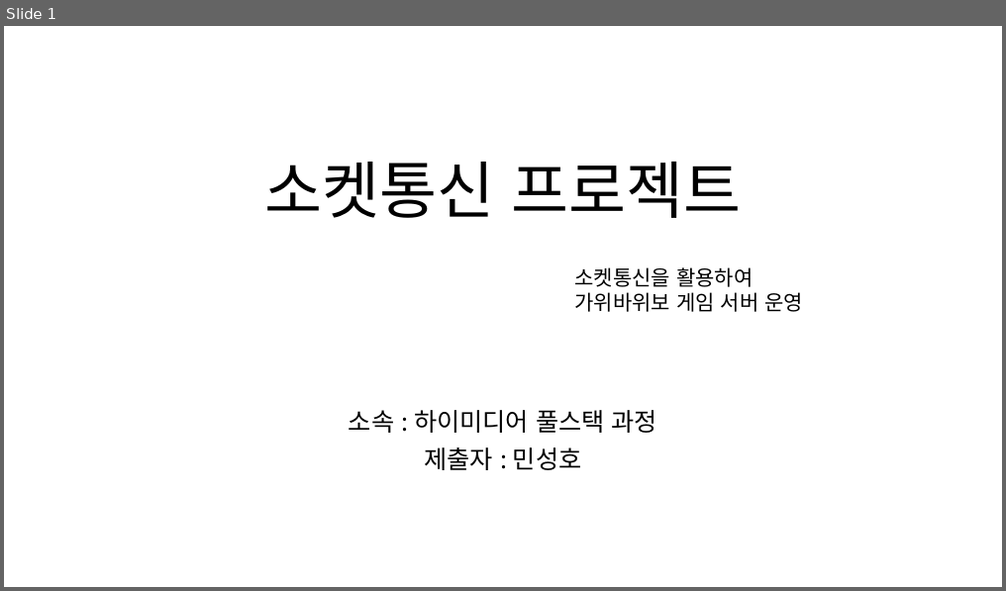
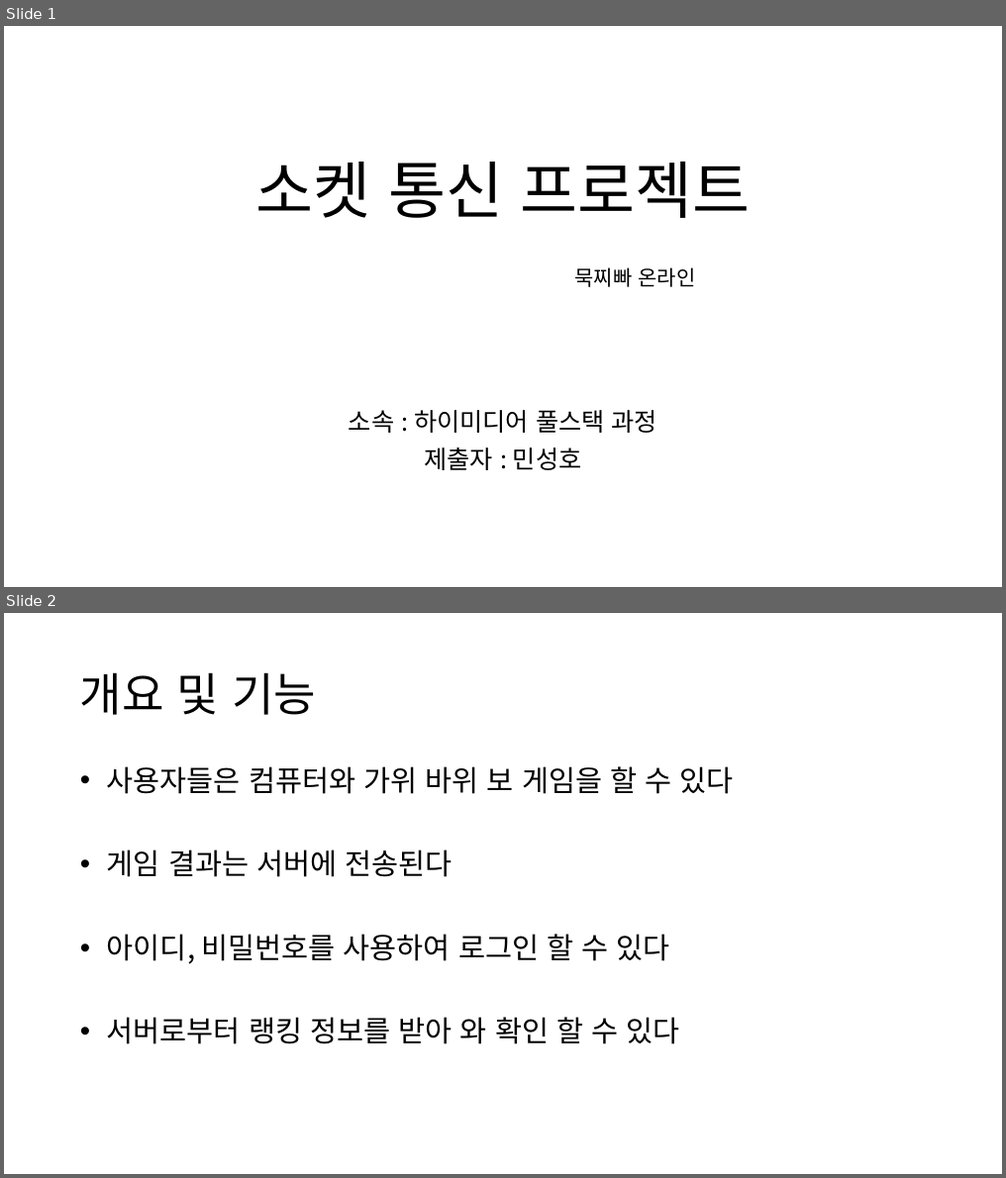
Before and after one commit to Hernameis/rockSissorsPaper_Online, a slide deck: StoryBoard.pptx. Shown one above the other, each under a label of ours: slide 1 before the commit, slides 1 and 2 after it. The pictures are 1006x591 and 1006x1178 pixels, drawn with LibreOffice and Linux fonts; fonts in the diff are those of the drawing. Boxes give left, top, right and bottom in pixels: in the first picture for what was removed or moved away, otherwise in the second. Text is boxed around its words. In the diff, an @@ line names an element or a change of style, - is before the commit and + after.

```diff
--- a/StoryBoard.pptx
+++ b/StoryBoard.pptx
@@ slide 2 added at bbox=[4, 613, 1002, 1174], background #FFFFFF @@
@@ title added at bbox=[80, 672, 316, 715], 44 pt, text #000000 @@
+개요 및 기능
@@ text added at bbox=[107, 766, 734, 1045], 28 pt, text #000000 @@
+• 사용자들은 컴퓨터와 가위 바위 보 게임을 할 수 있다
+• 게임 결과는 서버에 전송된다
+• 아이디, 비밀번호를 사용하여 로그인 할 수 있다
+• 서버로부터 랭킹 정보를 받아 와 확인 할 수 있다
@@ slide 1 changed as well @@
@@ title at bbox=[256, 162, 750, 218]: spaces changed @@
-소켓통신 프로젝트
+소켓 통신 프로젝트
@@ text at bbox=[575, 268, 696, 287]: text changed @@
-소켓통신을 활용하여
-가위바위보 게임 서버 운영
+묵찌빠 온라인
```
Also in this commit, not shown: 10 other slides changed.
